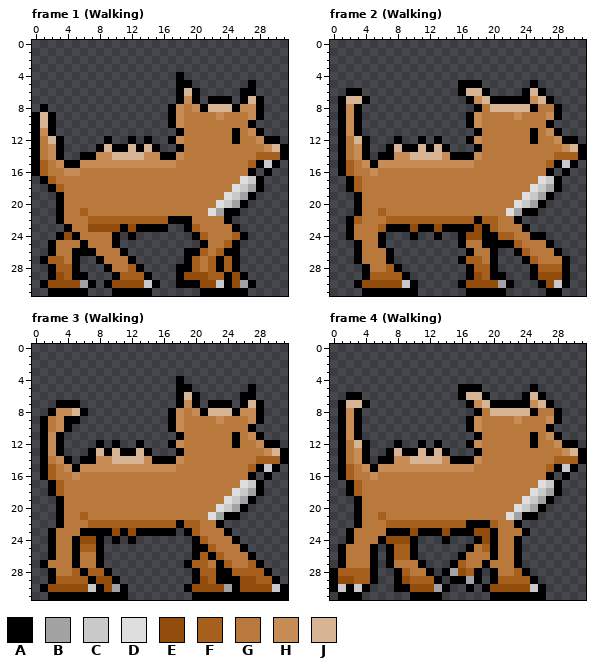
File history of a pixel-art file, Assets/Graphics/Wolf_brown.aseprite. The first picture shows the starting point.
32x32 pixels, 7 frames. Shown: frame 1 (Walking), frame 2 (Walking), frame 3 (Walking), frame 4 (Walking). The commit also changed other frames, which this record leaves out.
Palette (. is transparent): A #000000  B #a3a3a3  C #c9c9c9  D #dedede  E #924d0c  F #a65f1c  G #b9783c  H #c88d56  J #d7b493
The same view after the edit:
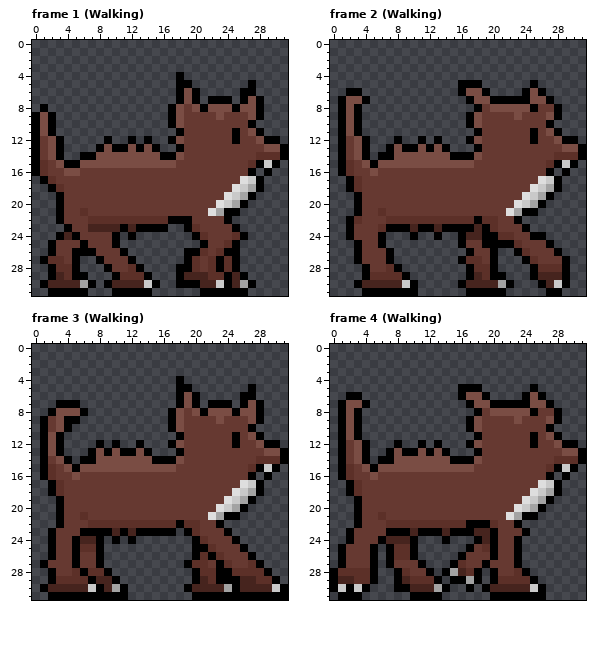
Change:
colour E: #924d0c -> #46241e
colour F: #a65f1c -> #5c3028
colour G: #b9783c -> #663931
colour H: #c88d56 -> #7a4d44
Frame 1 (Walking), layer "Layer 1":
y 6: x 19 J -> H
y 7: x 27 J -> H
y 8: x 22..24 JJJ -> HHH
y 9..10: x 1 J -> H
y 12: x 2 J -> H
y 13: x 9 J -> H; x 12 J -> H; x 14 J -> H; x 30 J -> H
y 14: x 10..13 JJJJ -> HHHH
Frame 2 (Walking), layer "Layer 1":
y 6: x 17..18 JJ -> HH; x 25 J -> H
y 7: x 2..3 JJ -> HH; x 19 J -> H; x 26 J -> H
y 8: x 20..24 JJJJJ -> HHHHH
y 12: x 3 J -> H
y 13: x 8 J -> H; x 11 J -> H; x 13 J -> H; x 30 J -> H
y 14: x 10..13 JJJJ -> HHHH
Frame 3 (Walking), layers "Layer 2", "Layer 1":
y 6: x 19 J -> H
y 7: x 27 J -> H
y 8: x 5 J -> H; x 22..24 JJJ -> HHH
y 13: x 8 J -> H; x 10 J -> H; x 13 J -> H; x 30 J -> H
y 14: x 10..13 JJJJ -> HHHH
Frame 4 (Walking), layers "Layer 2", "Layer 1": the same change as frame 2 (Walking)
Where, in picture pixels (left, top, right, bottom), the same in both pictures:
changed: (40, 88, 280, 288)
changed: (346, 88, 578, 288)
changed: (48, 392, 280, 592)
changed: (338, 392, 578, 592)
